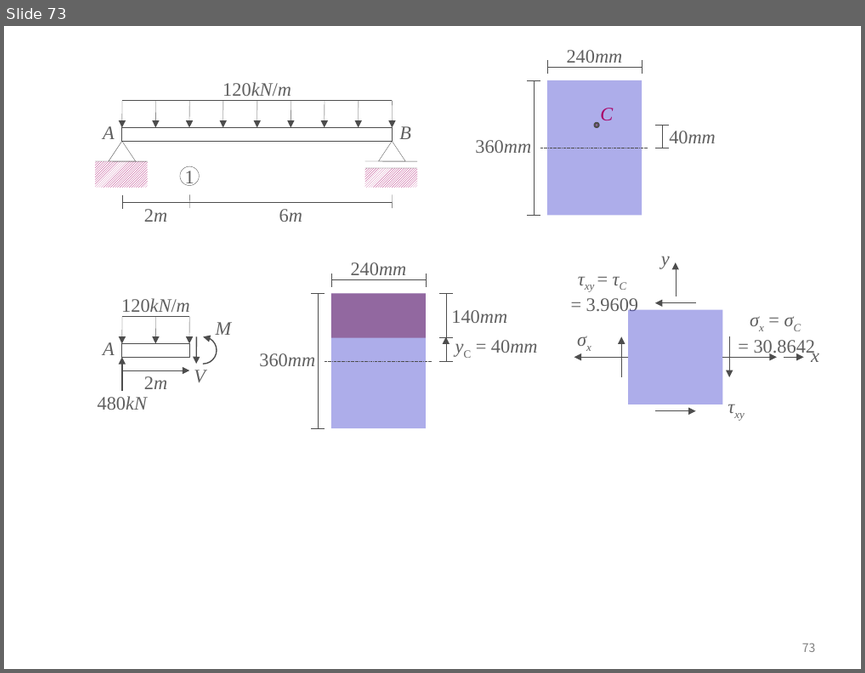
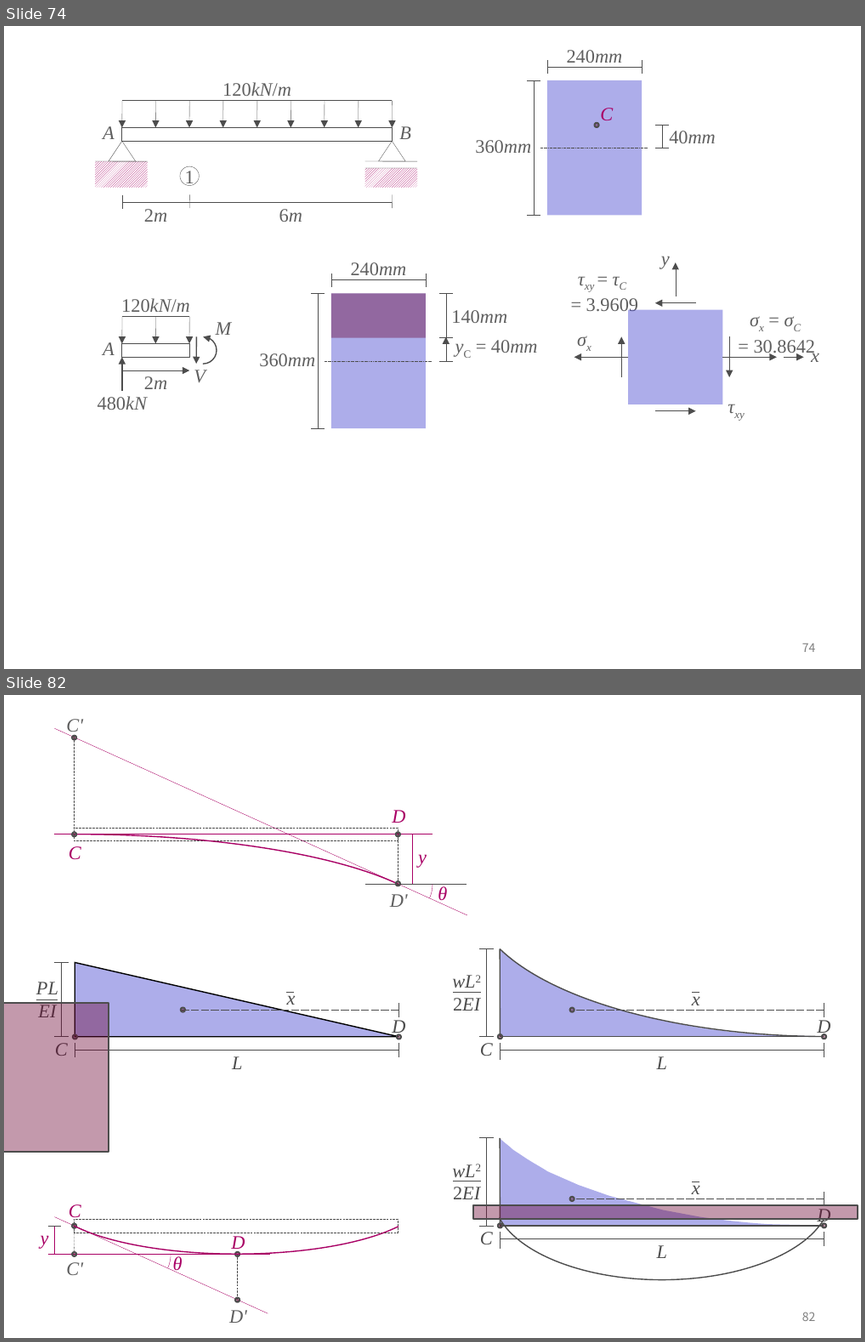
Before and after one commit to ironbell87/structural_mechanics_II, a slide deck: figures.pptx. Shown one above the other, each under a label of ours: slide 73 before the commit, slides 74 and 82 after it; the slides between them are not shown. The pictures are 865x673 and 865x1342 pixels, drawn with LibreOffice and Linux fonts; fonts in the diff are those of the drawing. Boxes give left, top, right and bottom in pixels: in the first picture for what was removed or moved away, otherwise in the second. Text is boxed around its words. In the diff, an @@ line names an element or a change of style, - is before the commit and + after.

```diff
--- a/figures.pptx
+++ b/figures.pptx
@@ slide 82 added at <box>4,695,861,1338</box>, background #FFFFFF; not listed: 1 template element that a slide beside it also shows @@
@@ group added at <box>4,719,466,1029</box>: 6 texts, 6 lines, 4 ellipses, 2 arc (boxed as its full ellipse)s, 1 rectangle @@
+C
+D
+y
+θ
+D'
+C'
@@ group added at <box>453,754,861,1069</box>: 13 lines, 5 texts, 3 ellipses, 1 freeform shape, 1 arc (boxed as its full ellipse) @@
+x
+L
+C
+D
+wL2
+2EI
@@ rectangle added at <box>4,1003,109,1151</box>, fill #6B0131 at 40% opacity, outline #4D4D4D 1.5 pt @@
@@ group added at <box>36,962,405,1069</box>: 10 lines, 5 texts, 3 ellipses, 1 triangle @@
+x
+L
+C
+D
+PL
+EI
@@ arc (boxed as its full ellipse) added at <box>494,1111,831,1279</box>, outline #4D4D4D 1 pt @@
@@ group added at <box>453,1138,830,1258</box>: 13 lines, 5 texts, 3 ellipses, 1 freeform shape @@
+x
+L
+C
+D
+wL2
+2EI
@@ group added at <box>41,1139,426,1322</box>: 6 texts, 6 lines, 4 ellipses, 2 arc (boxed as its full ellipse)s, 1 rectangle @@
+C
+D
+y
+θ
+D'
+C'
@@ rectangle added at <box>472,1205,857,1219</box>, fill #6B0131 at 40% opacity, outline #4D4D4D 1.5 pt @@
@@ what was slide 73 is now slide 74 @@
@@ page number at <box>802,643,816,652</box>: text changed @@
-73
+74
```
Also in this commit, not shown: 4 slides changed, 7 other slides added, 1 slide removed, 57 other files.
